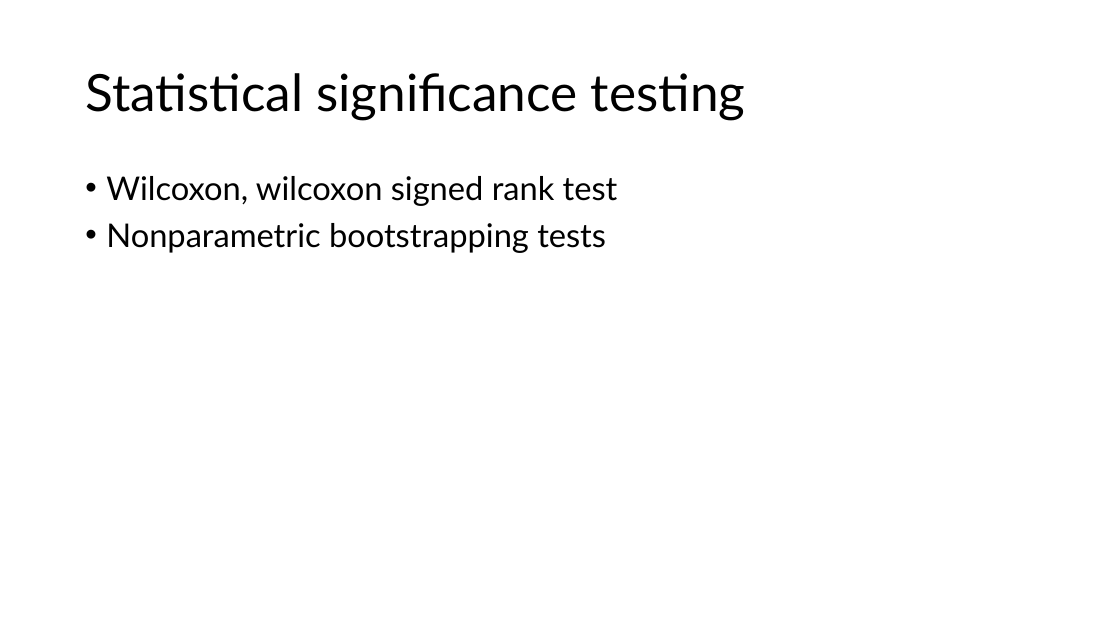
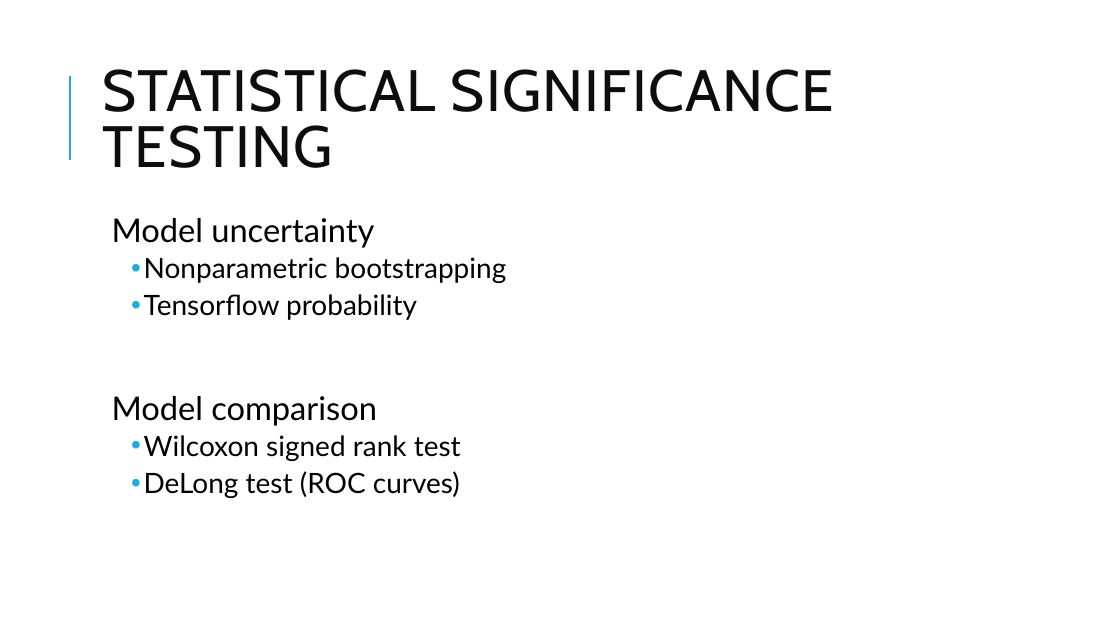
Before and after one commit to TheLaughingDuck/Master_Thesis, a slide deck: slide 14 of thesis_proposal_presentation.pptx (slide 12 before the commit). Drawn at 1120x630 pixels with LibreOffice and Linux fonts; fonts in the diff are those of the drawing. Boxes give left, top, right and bottom in pixels: in the first picture for what was removed or moved away, otherwise in the second. Text is boxed around its words. In the diff, an @@ line names an element or a change of style, - is before the commit and + after.

```diff
--- a/thesis_proposal_presentation.pptx
+++ b/thesis_proposal_presentation.pptx
@@ line added from (70, 160) to (70, 76), #1CADE4 1.5 pt @@
@@ title at box(102, 69, 834, 168): text changed; size 44 to 50 pt; font Lato to Cabin; text colour #000000 to #0D0D0D @@
-Statistical significance testing
+STATISTICAL SIGNIFICANCE TESTING
@@ text at box(112, 218, 507, 498): text changed; size 28 to 24 pt @@
-• Wilcoxon, wilcoxon signed rank test
-• Nonparametric bootstrapping tests
+  Model uncertainty
+    • Nonparametric bootstrapping
+    • Tensorflow probability
+  Model comparison
+    • Wilcoxon signed rank test
+    • DeLong test (ROC curves)
```
Also in this commit, not shown: 4 other slides changed, 11 slides added, 8 slides removed.
